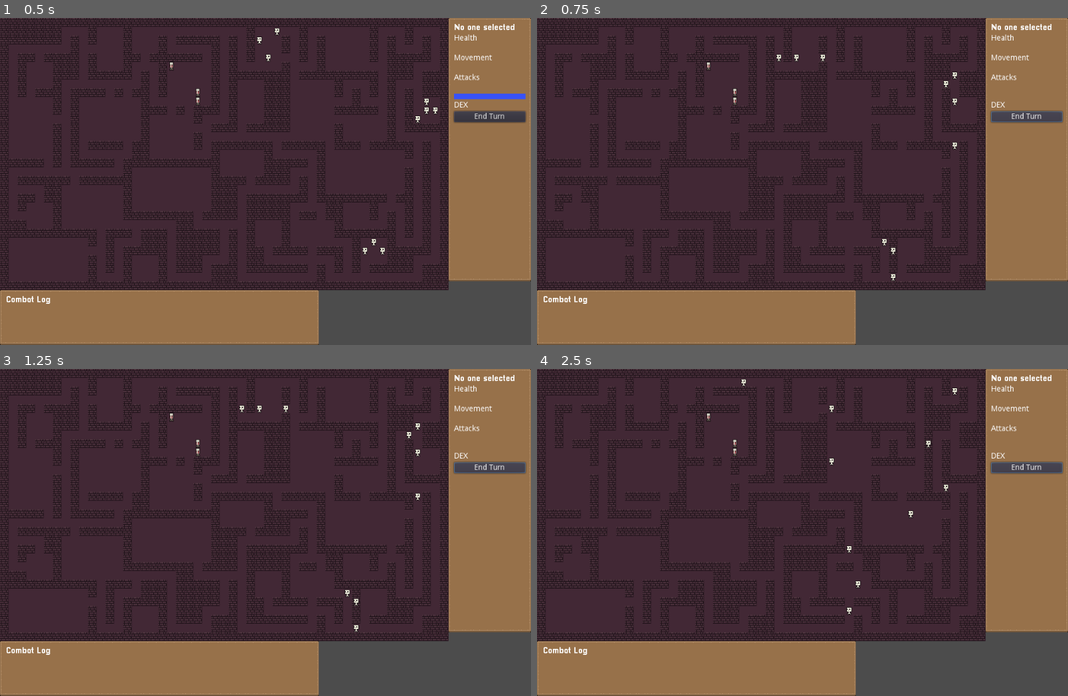
Above: before the commit, frames 1-4 (two rows, left to right).
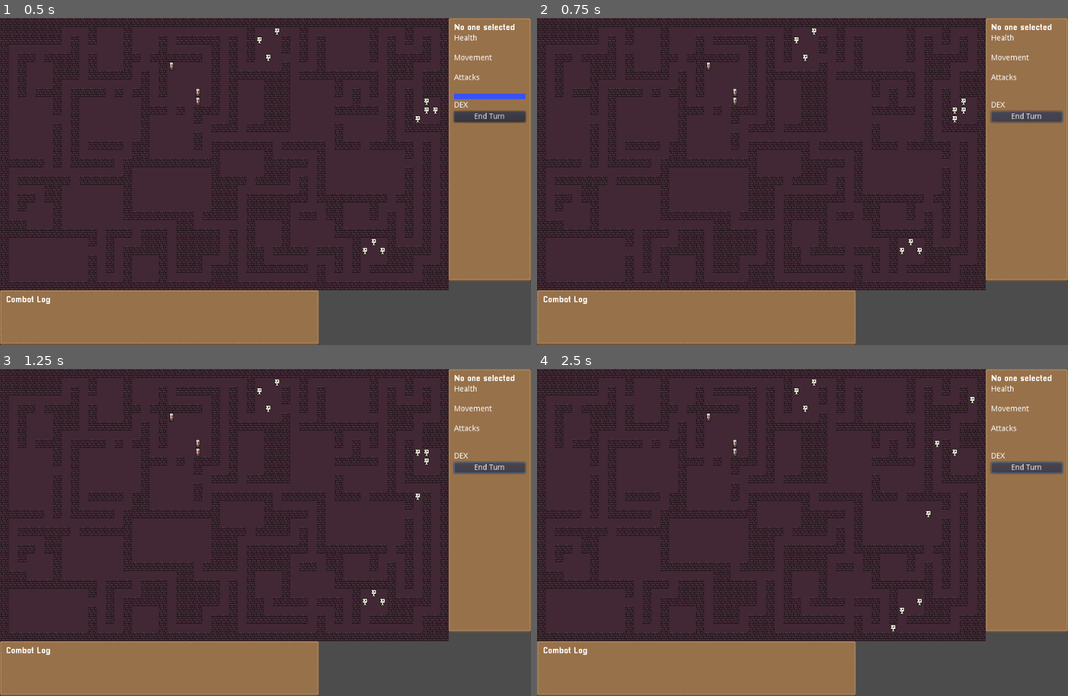
Above: after the commit, the same moments.

Repository: dyerw/ad-infernum
Game: Godot game, scene res://Game.tscn
The game is run twice, just before and just after one commit, with the same random seed, the same clock (stepped at 60 frames per second) and the same inputs.
Inputs:
- Up to frame 1 (0.5 s): no input
- Up to frame 2 (0.75 s): click "End Turn" at 0.5 s
- Up to frame 3 (1.25 s): no input
- Up to frame 4 (2.5 s): click "End Turn" at 1.25 s; click "End Turn" at 2 s

Frame 1 is identical in both runs. In frame 2, 0.4% of the frame differs, in the area x 45-81%, y 3-81%; in frame 3, 0.3%; in frame 4, 0.4%, in the area x 38-83%, y 3-81%.

Commit message:
Add a bunch of sounds

Diff:
--- a/Game.gd
+++ b/Game.gd
@@ -18,6 +18,8 @@
 var enemy_entities = []
 var unit_display
 var game_log
+
+var user_input_blocked = false
 
 var _path_tile_indicator_points = PoolVector2Array([])
 var _path_tile_indicators = []
@@ -122,6 +124,9 @@
 			_path_tile_indicators.push_back(p)
 
 func _unhandled_input(event):
+	if user_input_blocked:
+		return
+
 	if event is InputEventMouseMotion:
 		var map_position = DungeonMap.world_to_map(event.position)
 
@@ -163,7 +168,9 @@
 		and MapGenUtil.is_passable(map[map_position.x][map_position.y]):
 			get_tree().set_input_as_handled()
 			var path = get_vector_path(Vector2(selected_entity.gridX, selected_entity.gridY), map_position)
-			selected_entity.move_along_path(path, self)
+			user_input_blocked = true
+			yield(selected_entity.move_along_path(path, self), "completed")
+			user_input_blocked = false
 			_deselect_entity()
 			delete_movement_path()
 
@@ -283,5 +290,7 @@
 
 func end_turn_button_pressed():
 	_deselect_entity()
+	user_input_blocked = true
 	for entity in all_entities():
-		entity.end_turn(self)
+		yield(entity.end_turn(self), "completed")
+	user_input_blocked = false
--- a/scenes/EnemyEntity.gd
+++ b/scenes/EnemyEntity.gd
@@ -12,7 +12,8 @@
 	if target_path:
 		target_path.remove(target_path.size() - 1)
 		if target_path.size() > 0:
-			.move_along_path(target_path, pathing_delegate)
+			yield(.move_along_path(target_path, pathing_delegate), "completed")
 		else:
 			.attack(get_parent().get_nearest_player_unit(Vector2(self.gridX, self.gridY)), 1)
+			yield(get_tree(), "idle_frame")
 	.end_turn(pathing_delegate)
--- a/scenes/Entity.gd
+++ b/scenes/Entity.gd
@@ -1,6 +1,10 @@
 extends Node2D
 
 var move_audio
+var take_damage_audio
+var miss_audio
+var hit_audio
+var death_audio
 
 var gridX
 var gridY
@@ -29,23 +33,26 @@
 	if current_movement_points == 0:
 		return
 
-	var new_pos
 	if current_movement_points < path.size():
-		new_pos = path[current_movement_points - 1]
+		path.resize(current_movement_points)
 		current_movement_points = 0
 	else:
-		new_pos = path[path.size() - 1]
 		current_movement_points -= path.size()
-	_move(new_pos.x, new_pos.y, pathing_delegate)
+
+	for point in path:
+		_move(point.x, point.y, pathing_delegate)
+		yield(get_tree().create_timer(0.1), "timeout")
 
 func log_line(line):
 	get_parent().log_line(line)
 
 func take_damage(damage: int) -> bool:
 	if damage >= current_health:
+		death_audio.play()
 		get_parent().kill_entity(self)
 		return true
 	else:
+		take_damage_audio.play()
 		current_health -= damage
 		return false
 
@@ -69,6 +76,7 @@
 	var final_total = die_total + dex_difference
 	log_line("Rolled " + String(die_total) + " + " + String(dex_difference) + " = " + String(final_total) + " need 8")
 	if final_total > 7:
+		hit_audio.play()
 		var damage = (randi() % (max_damage - min_damage)) + min_damage
 		var killed = entity.take_damage(damage)
 		if killed:
@@ -76,18 +84,22 @@
 		else:
 			log_line("Hit " + entity.display_name + " for " + String(damage) + ", now has " + String(entity.current_health))
 	else:
+		miss_audio.play()
 		log_line("Missed " + entity.display_name)
 
 	current_attack_points -= 1
 
 func _move(x: int, y: int, pathing_delegate):
+	_move_without_sound(x, y, pathing_delegate)
+	move_audio.play_audio()
+
+func _move_without_sound(x: int, y: int, pathing_delegate):
 	var oldX = gridX
 	var oldY = gridY
 	gridX = x
 	gridY = y
 	self.position.x = gridX * 16
 	self.position.y = gridY * 16
-	move_audio.play_audio()
 	pathing_delegate.unblock_pathing_to_point(Vector2(oldX, oldY))
 	pathing_delegate.block_pathing_to_point(Vector2(gridX, gridY))
 
@@ -95,13 +107,18 @@
 	get_parent().child_clicked(self)
 
 func end_turn(pathing_delegate):
+	yield(get_tree(), "idle_frame")
 	current_movement_points = max_movement_points
 	current_attack_points = max_attack_points
 
 func _ready():
 	move_audio = get_node("MoveAudio")
+	take_damage_audio = get_node("TakeDamageAudio")
+	miss_audio = get_node("MissAudio")
+	hit_audio = get_node("HitAudio")
+	death_audio = get_node("DeathAudio")
 
 	current_health = max_health
 	current_movement_points = max_movement_points
 	current_attack_points = max_attack_points
-	_move(gridX, gridY, get_parent())
+	_move_without_sound(gridX, gridY, get_parent())
--- a/scenes/Entity.tscn
+++ b/scenes/Entity.tscn
@@ -1,10 +1,14 @@
-[gd_scene load_steps=7 format=2]
+[gd_scene load_steps=11 format=2]
 
 [ext_resource path="res://scenes/Entity.gd" type="Script" id=1]
 [ext_resource path="res://scenes/ClickableArea2D.gd" type="Script" id=2]
 [ext_resource path="res://dungeon_tiles.png" type="Texture" id=3]
 [ext_resource path="res://audio/move.wav" type="AudioStream" id=4]
 [ext_resource path="res://scenes/MoveAudio.gd" type="Script" id=5]
+[ext_resource path="res://audio/take_damage.wav" type="AudioStream" id=6]
+[ext_resource path="res://audio/miss.wav" type="AudioStream" id=7]
+[ext_resource path="res://audio/hit.wav" type="AudioStream" id=8]
+[ext_resource path="res://audio/death.wav" type="AudioStream" id=9]
 
 [sub_resource type="RectangleShape2D" id=1]
 extents = Vector2( 8, 8 )
@@ -31,4 +35,16 @@
 
 [node name="AudioTimer" type="Timer" parent="MoveAudio"]
 
+[node name="TakeDamageAudio" type="AudioStreamPlayer2D" parent="."]
+stream = ExtResource( 6 )
+
+[node name="MissAudio" type="AudioStreamPlayer2D" parent="."]
+stream = ExtResource( 7 )
+
+[node name="HitAudio" type="AudioStreamPlayer2D" parent="."]
+stream = ExtResource( 8 )
+
+[node name="DeathAudio" type="AudioStreamPlayer2D" parent="."]
+stream = ExtResource( 9 )
+
 [connection signal="timeout" from="MoveAudio/AudioTimer" to="MoveAudio" method="_on_AudioTimer_timeout"]
Not shown, added: audio/death.wav.import
Not shown, added: audio/hit.wav.import
Not shown, added: audio/miss.wav.import
Not shown, added: audio/take_damage.wav.import
Not shown, added: audio/death.wav
Not shown, added: audio/hit.wav
Not shown, added: audio/miss.wav
Not shown, changed: audio/move.wav
Not shown, added: audio/take_damage.wav
